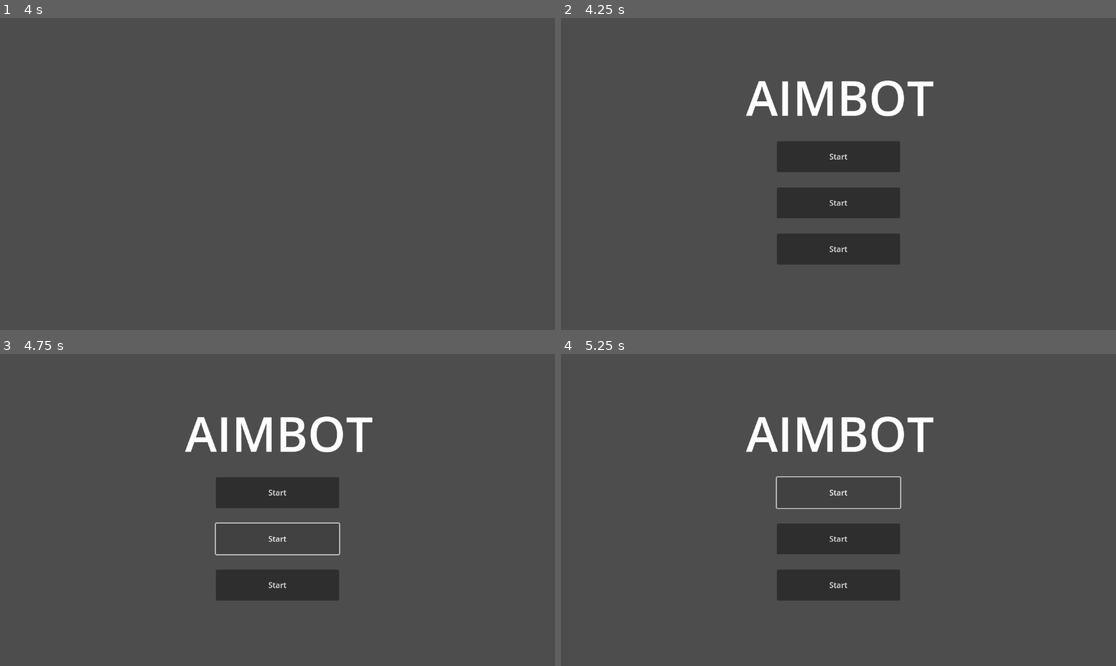
Above: before the commit, frames 1-4 (two rows, left to right).
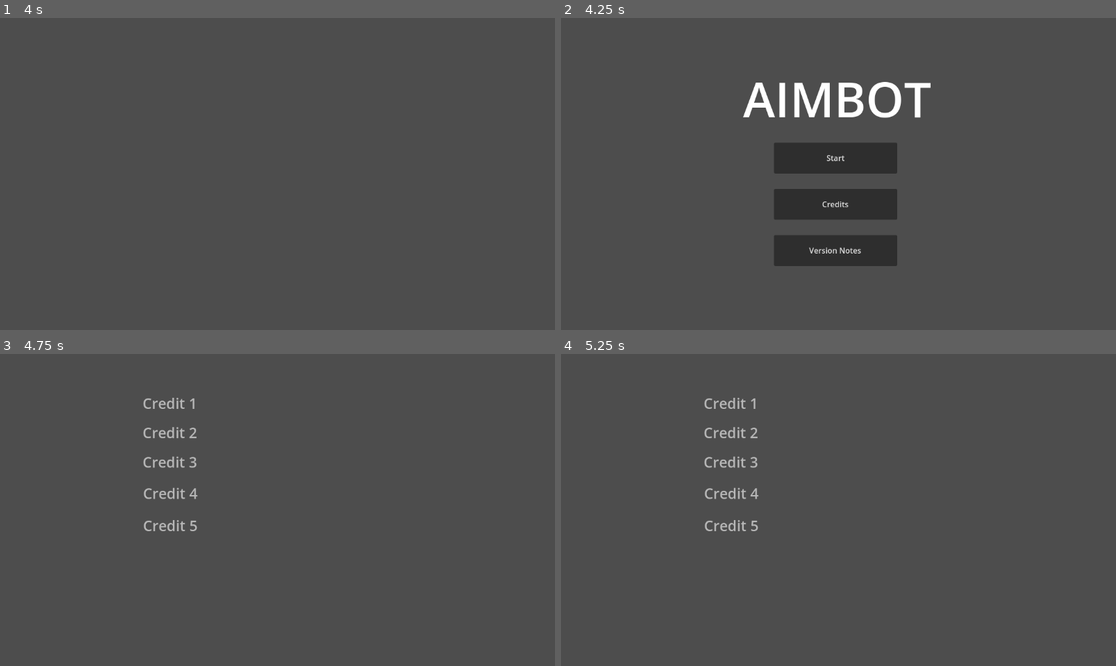
Above: after the commit, the same moments.

Repository: ChaosWaffle1/AIMBOT
Game: Godot game, scene res://scenes/splash_screen.tscn
Two runs of this game, one before a commit and one after it. Both use one fixed random seed, a clock stepped at 60 frames per second and the inputs below. Before the commit the project starts from res://Scenes/splash_screen.tscn.
Inputs (mouse positions are in pixels of both pictures, inside the frame that each line leads up to):
- Up to frame 1 (4 s): tap Enter at 0.5 s; move the mouse to (399, 158) at 0.52 s; press the mouse at (399, 158) at 0.53 s; move the mouse to (166, 189) at 1.27 s; release the mouse at (166, 189) at 1.28 s; click (166, 189) at 1.35 s; tap Space at 2 s; move the mouse to (333, 105) at 2.02 s; press the mouse at (333, 105) at 2.03 s; move the mouse to (249, 236) at 2.77 s; release the mouse at (249, 236) at 2.78 s; click (249, 236) at 2.85 s; move the mouse to (444, 220) at 3.52 s; press the mouse at (444, 220) at 3.53 s
- Up to frame 2 (4.25 s): no input
- Up to frame 3 (4.75 s): release the mouse at (444, 556) at 4.25 s; click (271, 541) at 4.25 s, where only the run after the commit has a clickable "Credits"
- Up to frame 4 (5.25 s): click (838, 491) at 5 s, where only the run before the commit has a clickable "Start"

Frame 1 is identical in both runs. In frame 2, 2.6% of the frame differs, in the area x 32-68%, y 20-80%; in frame 3, 6.9%, in the area x 25-68%, y 14-80%; in frame 4, 6.9%.

Commit message:
added .godot to ignore

Diff:
--- a/Scenes/button.tscn
+++ /dev/null
@@ -1,21 +0,0 @@
-[gd_scene load_steps=4 format=3 uid="uid://bwqsnvjvqpjgq"]
-
-[ext_resource type="Script" uid="uid://bqscg4oupe0b" path="res://Scripts/button.gd" id="1_0kpiu"]
-[ext_resource type="AudioStream" uid="uid://cx5jm2tqnnusq" path="res://Assets/sounds/button-select.wav" id="2_smycg"]
-[ext_resource type="AudioStream" uid="uid://cfycfhaet14k6" path="res://Assets/sounds/button-hover.wav" id="3_smycg"]
-
-[node name="Button" type="Button"]
-offset_right = 8.0
-offset_bottom = 8.0
-text = "Test Button"
-script = ExtResource("1_0kpiu")
-
-[node name="Select" type="AudioStreamPlayer" parent="."]
-stream = ExtResource("2_smycg")
-
-[node name="Hover" type="AudioStreamPlayer" parent="."]
-stream = ExtResource("3_smycg")
-
-[connection signal="button_up" from="." to="." method="_on_button_up"]
-[connection signal="focus_entered" from="." to="." method="_on_focus_entered"]
-[connection signal="mouse_entered" from="." to="." method="_on_mouse_entered"]
--- a/Scenes/title_screen.tscn
+++ /dev/null
@@ -1,49 +0,0 @@
-[gd_scene load_steps=3 format=3 uid="uid://bdfbkxndleffj"]
-
-[ext_resource type="Script" uid="uid://dyiv47vgf8a4h" path="res://Scripts/title_screen.gd" id="1_klylv"]
-[ext_resource type="PackedScene" uid="uid://bwqsnvjvqpjgq" path="res://Scenes/button.tscn" id="2_p3fck"]
-
-[node name="TitleScreen" type="Control"]
-layout_mode = 3
-anchors_preset = 15
-anchor_right = 1.0
-anchor_bottom = 1.0
-offset_left = 247.0
-offset_top = 238.0
-offset_right = 247.0
-offset_bottom = 238.0
-grow_horizontal = 2
-grow_vertical = 2
-script = ExtResource("1_klylv")
-
-[node name="Label" type="Label" parent="."]
-layout_mode = 0
-offset_left = 137.0
-offset_top = -142.0
-offset_right = 527.0
-offset_bottom = -5.0
-theme_override_font_sizes/font_size = 100
-text = "AIMBOT"
-
-[node name="Start Button" parent="." instance=ExtResource("2_p3fck")]
-layout_mode = 0
-offset_left = 201.0
-offset_top = 18.0
-offset_right = 457.0
-offset_bottom = 82.0
-text = "Start"
-
-[node name="Button2" parent="." instance=ExtResource("2_p3fck")]
-offset_left = 201.0
-offset_top = 114.0
-offset_right = 457.0
-offset_bottom = 178.0
-text = "Start"
-
-[node name="Button3" parent="." instance=ExtResource("2_p3fck")]
-layout_mode = 0
-offset_left = 201.0
-offset_top = 210.0
-offset_right = 457.0
-offset_bottom = 274.0
-text = "Start"
--- a/Scripts/button.gd
+++ /dev/null
@@ -1,10 +0,0 @@
-extends Button
-
-@onready var sfx_select: AudioStreamPlayer = $Select
-@onready var sfx_hover: AudioStreamPlayer = $Hover
-
-func _on_button_up() -> void:
-	sfx_select.play()
-
-func _on_mouse_entered() -> void:
-	sfx_hover.play()
--- a/Scripts/title_screen.gd
+++ /dev/null
@@ -1,6 +0,0 @@
-extends Control
-
-
-func _on_start_button_pressed():
-	get_tree().change_scene_to_file("res://Scenes/main_scene.tscn")
-	pass # Replace with function body.
--- a/project.godot
+++ b/project.godot
@@ -18,6 +18,10 @@
 boot_splash/image="uid://cw1kbvx3hp30k"
 config/icon="res://icon.svg"
 
+[autoload]
+
+GlobalSFX="*res://Scenes/global_sfx.tscn"
+
 [input]
 
 click={
--- /dev/null
+++ b/scenes/button.tscn
@@ -0,0 +1,13 @@
+[gd_scene load_steps=2 format=3 uid="uid://bwqsnvjvqpjgq"]
+
+[ext_resource type="Script" uid="uid://bqscg4oupe0b" path="res://Scripts/button.gd" id="1_0kpiu"]
+
+[node name="Button" type="Button"]
+offset_right = 8.0
+offset_bottom = 8.0
+text = "Test Button"
+script = ExtResource("1_0kpiu")
+
+[connection signal="button_up" from="." to="." method="_on_button_up"]
+[connection signal="focus_entered" from="." to="." method="_on_focus_entered"]
+[connection signal="mouse_entered" from="." to="." method="_on_mouse_entered"]
--- /dev/null
+++ b/scenes/global_sfx.tscn
@@ -0,0 +1,15 @@
+[gd_scene load_steps=4 format=3 uid="uid://bdglgsee121tb"]
+
+[ext_resource type="Script" uid="uid://dewebpsv3nift" path="res://Scripts/global_sfx.gd" id="1_g5xk1"]
+[ext_resource type="AudioStream" uid="uid://cx5jm2tqnnusq" path="res://Assets/sounds/button-select.wav" id="2_dh683"]
+[ext_resource type="AudioStream" uid="uid://cfycfhaet14k6" path="res://Assets/sounds/button-hover.wav" id="3_vrtum"]
+
+[node name="GlobalSFX" type="Node"]
+script = ExtResource("1_g5xk1")
+
+[node name="ButtonClick" type="AudioStreamPlayer" parent="."]
+stream = ExtResource("2_dh683")
+volume_db = -20.048
+
+[node name="ButtonHover" type="AudioStreamPlayer" parent="."]
+stream = ExtResource("3_vrtum")
--- a/Scenes/main_scene.tscn
+++ b/scenes/main_scene.tscn
@@ -3,9 +3,9 @@
 [node name="Main Scene" type="Node2D"]
 
 [node name="Label" type="Label" parent="."]
-offset_left = 432.0
-offset_top = 180.0
-offset_right = 592.0
-offset_bottom = 217.0
+offset_left = 130.0
+offset_top = 210.0
+offset_right = 1035.0
+offset_bottom = 347.0
 theme_override_font_sizes/font_size = 100
-text = "adsfklsjlkjadlskflsa"
+text = "test main scene"
--- /dev/null
+++ b/scenes/title_screen.tscn
@@ -0,0 +1,56 @@
+[gd_scene load_steps=3 format=3 uid="uid://bdfbkxndleffj"]
+
+[ext_resource type="Script" uid="uid://dyiv47vgf8a4h" path="res://Scripts/title_screen.gd" id="1_klylv"]
+[ext_resource type="PackedScene" uid="uid://bwqsnvjvqpjgq" path="res://Scenes/button.tscn" id="2_p3fck"]
+
+[node name="TitleScreen" type="Control"]
+layout_mode = 3
+anchors_preset = 15
+anchor_right = 1.0
+anchor_bottom = 1.0
+offset_right = -1152.0
+offset_bottom = -648.0
+grow_horizontal = 2
+grow_vertical = 2
+script = ExtResource("1_klylv")
+
+[node name="Label" type="Label" parent="."]
+layout_mode = 0
+offset_left = 378.0
+offset_top = 99.0
+offset_right = 768.0
+offset_bottom = 236.0
+theme_override_font_sizes/font_size = 100
+text = "AIMBOT"
+
+[node name="Start" parent="." instance=ExtResource("2_p3fck")]
+layout_mode = 0
+offset_left = 442.0
+offset_top = 259.0
+offset_right = 698.0
+offset_bottom = 323.0
+text = "Start"
+
+[node name="Credits" parent="." instance=ExtResource("2_p3fck")]
+layout_mode = 0
+offset_left = 442.0
+offset_top = 355.0
+offset_right = 698.0
+offset_bottom = 419.0
+text = "Credits"
+
+[node name="Version Notes" parent="." instance=ExtResource("2_p3fck")]
+layout_mode = 0
+offset_left = 442.0
+offset_top = 451.0
+offset_right = 698.0
+offset_bottom = 515.0
+text = "Version Notes"
+
+[node name="CenterContainer" type="CenterContainer" parent="."]
+layout_mode = 0
+offset_right = 40.0
+offset_bottom = 40.0
+
+[connection signal="button_up" from="Start" to="." method="_on_start_button_up"]
+[connection signal="button_up" from="Credits" to="." method="_on_credits_button_up"]
--- /dev/null
+++ b/scripts/button.gd
@@ -0,0 +1,7 @@
+extends Button
+
+func _on_button_up() -> void:
+	GlobalSFX.button_click()
+
+func _on_mouse_entered() -> void:
+	GlobalSFX.button_hover()
--- /dev/null
+++ b/scripts/global_sfx.gd
@@ -0,0 +1,7 @@
+extends Node
+
+func button_click():
+	$ButtonClick.play()
+
+func button_hover():
+	$ButtonHover.play()
--- /dev/null
+++ b/scripts/title_screen.gd
@@ -0,0 +1,8 @@
+extends Control
+
+
+func _on_start_button_up() -> void:
+	get_tree().change_scene_to_file("res://Scenes/main_scene.tscn")
+
+func _on_credits_button_up() -> void:
+	get_tree().change_scene_to_file("res://Scenes/scroll_credits.tscn")
Renamed: Assets/WPI_Inst_Second_FulClr.png -> assets/WPI_Inst_Second_FulClr.png
Not shown, added: assets/WPI_Inst_Second_FulClr.png.import
Not shown, changed: assets/sounds/button-hover.wav.import
Not shown, changed: assets/sounds/button-select.wav.import
Not shown, changed: icon.svg.import
Renamed: Scenes/scroll_credits.tscn -> scenes/scroll_credits.tscn
Renamed: Scenes/splash_screen.tscn -> scenes/splash_screen.tscn
Renamed: Scripts/button.gd.uid -> scripts/button.gd.uid
Not shown, added: scripts/global_sfx.gd.uid
Renamed: Scripts/scroll.gd -> scripts/scroll.gd
Renamed: Scripts/scroll.gd.uid -> scripts/scroll.gd.uid
Renamed: Scripts/splash_screen.gd.uid -> scripts/splash_screen.gd.uid
(and 6 more such lines)
